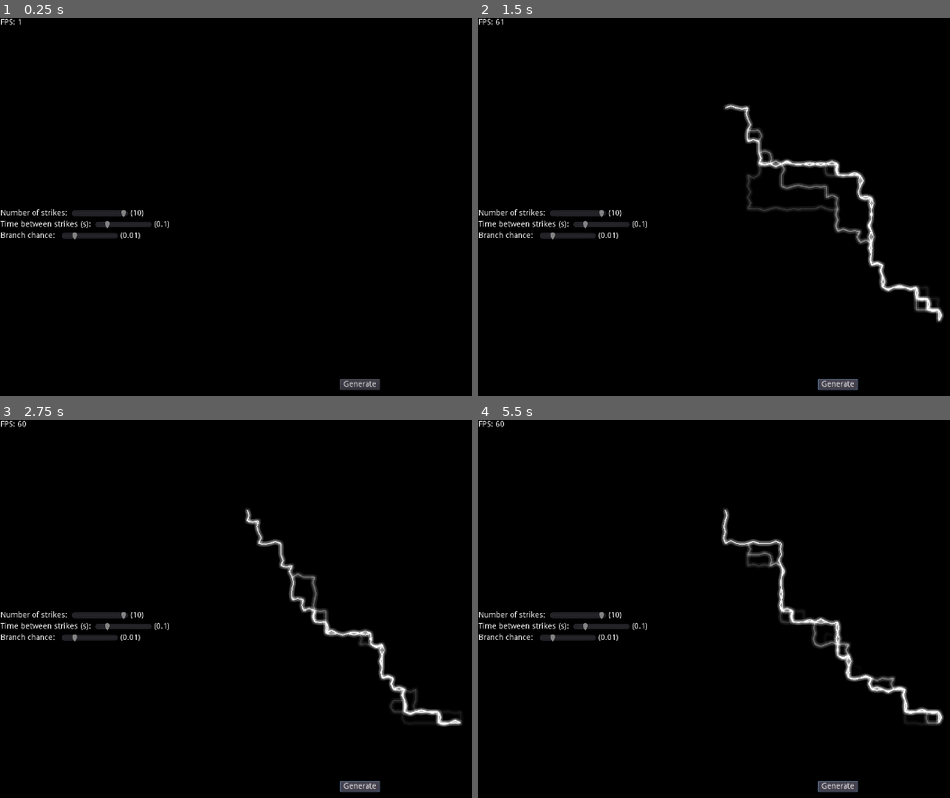
Above: before the commit, frames 1-4 (two rows, left to right).
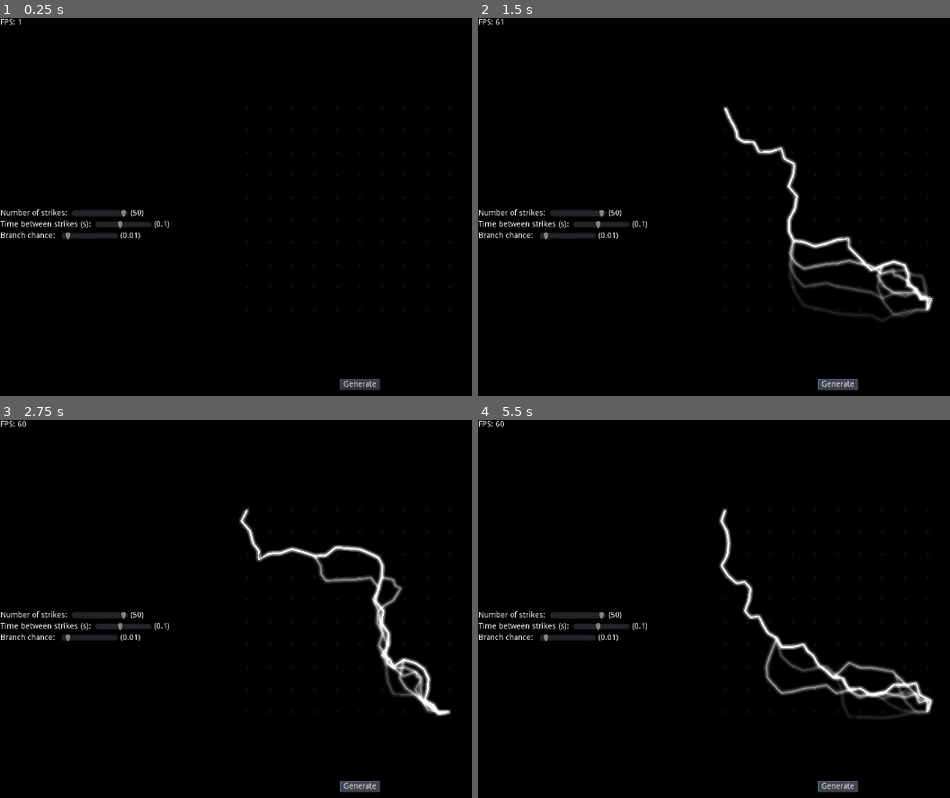
Above: after the commit, the same moments.

Repository: JoeZlonicky/lightning-simulation
Game: Godot game, scene res://demo/demo.tscn
The game is run twice, just before and just after one commit, with the same random seed, the same clock (stepped at 60 frames per second) and the same inputs.
Inputs:
- Up to frame 1 (0.25 s): no input
- Up to frame 2 (1.5 s): click "Generate" at 0.5 s; click "Generate" at 1.25 s
- Up to frame 3 (2.75 s): click "Generate" at 2 s
- Up to frame 4 (5.5 s): no input

The runs differ from the first frame. In frame 1, less than 0.1% of the frame differs, in the area x 13-29%, y 50-59%; in frame 2, 4.2%, in the area x 13-99%, y 22-81%; in frame 3, 3.9%; in frame 4, 4.1%.

Commit message:
Cleaned up a bunch of code

Diff:
--- a/demo/demo.gd
+++ b/demo/demo.gd
@@ -11,7 +11,7 @@
 
 
 func _on_GenerateButton_pressed():
-	$Lightning.generate()
+	$Lightning.simulate()
 
 
 func _on_NStrikesSlider_value_changed(value):
@@ -26,4 +26,4 @@
 
 func _on_BranchChanceSlider_value_changed(value):
 	$CanvasLayer2/Settings/BranchChance/Number.text = "(" + str(value) + ")"
-	$Lightning.BRANCH_CHANCE = value
+	$Lightning.MAX_BRANCH_CHANCE = value
--- a/demo/demo.tscn
+++ b/demo/demo.tscn
@@ -44,11 +44,12 @@
 }
 
 [node name="Lightning" parent="." instance=ExtResource( 1 )]
+MAX_BRANCH_CHANCE = 0.25
 
 [node name="CanvasLayer" type="CanvasLayer" parent="."]
 
 [node name="ColorRect" type="ColorRect" parent="CanvasLayer"]
-material = SubResource( 4 )
+material = SubResource( 2 )
 anchor_right = 1.0
 anchor_bottom = 1.0
 mouse_filter = 2
@@ -107,7 +108,7 @@
 margin_bottom = 16.0
 rect_min_size = Vector2( 100, 0 )
 min_value = 1.0
-max_value = 10.0
+max_value = 50.0
 value = 1.0
 scrollable = false
 ticks_on_borders = true
@@ -136,7 +137,7 @@
 margin_bottom = 16.0
 rect_min_size = Vector2( 100, 0 )
 min_value = 0.025
-max_value = 0.5
+max_value = 0.2
 step = 0.025
 value = 0.1
 scrollable = false
@@ -166,7 +167,7 @@
 margin_bottom = 16.0
 rect_min_size = Vector2( 100, 0 )
 min_value = 0.001
-max_value = 0.05
+max_value = 0.25
 step = 0.001
 value = 0.01
 scrollable = false
--- a/lightning/lightning.gd
+++ b/lightning/lightning.gd
@@ -1,29 +1,45 @@
 extends Sprite
 
 
-export (float) var BRANCH_CHANCE = 0.05
+signal simulation_completed
+
+export (float) var MAX_BRANCH_CHANCE = 0.5
 export (float) var TIME_BETWEEN_STRIKES = 0.1
 export (float) var NUM_OF_STRIKES = 200
+export (Curve) var BRANCH_CHANCE_CURVE
 export (Vector2) var CELL_WEIGHT_RANGE = Vector2(1.0, 10.0)
 
-const GRID_SIZE = Vector2(20, 20)
-const GRID_SCALE = 20.0
-const GRID_COLOR = Color(1.0, 1.0, 1.0, 0.2)
-const LINE_WIDTH = 2.0
+const GRID_SIZE = Vector2(10, 10)
+const GRID_SCALE = 40.0
+const GRID_POINTS_COLOR = Color(1.0, 1.0, 1.0, 0.2)
+const LINE_WIDTH = 3.0
 const LINE_COLOR = Color.white
 const SEGMENT_MAX_ANGLE = 16.0 / 180.0 * PI
 const REMENANT_WEIGHT = 2.0
 
 
 class LightningPath:
-	var path = PoolVector2Array()
-	var ids = PoolIntArray()
-	var draw_path = PoolVector2Array()
+	var points = PoolVector2Array()
+	var point_ids = PoolIntArray()
+	var draw_points = PoolVector2Array()
 	var tier = 1
+	var parent_path = null
+	var parent_path_branch_idx
 
 	func add_point(id, point):
-		ids.append(id)
-		path.append(point)
+		point_ids.append(id)
+		points.append(point)
+		draw_points.append(point)
+
+	func insert_draw_point(i, point):
+		draw_points.insert(i, point)
+
+	func update_draw_point(i, point):
+		draw_points[i] = point
+
+	func set_parent_branch(p, parent_point_idx):
+		parent_path = p
+		parent_path_branch_idx = parent_point_idx
 
 
 var lightning_paths = []
@@ -31,12 +47,15 @@
 var astar_grid = AStar2D.new()
 var start_id = 0
 var end_id = GRID_SIZE.x * GRID_SIZE.y - 1
+var num_points_to_end = 0
 
 
+# Setup
 func _ready():
 	randomize()
 	var i = 0
 
+	# Create astar grid
 	for y in GRID_SIZE.y:
 		remenant_weights.append([])
 		for x in GRID_SIZE.x:
@@ -45,6 +64,7 @@
 			remenant_weights[y].append(0.0)
 			i += 1
 
+	# Connect grid points
 	for y in GRID_SIZE.y:
 		for x in GRID_SIZE.x:
 			i = y * GRID_SIZE.y + x
@@ -54,29 +74,35 @@
 				astar_grid.connect_points(i, i + GRID_SIZE.x, false)
 
 
-func generate():
+# Perform simulation
+func simulate():
 	lightning_paths.clear()
 	for i in NUM_OF_STRIKES:
 		strike()
 		if i != NUM_OF_STRIKES - 1:
 			yield(get_tree().create_timer(TIME_BETWEEN_STRIKES), "timeout")
+	emit_signal("simulation_completed")
 
 
+# Perform a single lightning strike
+func strike():
+	# Make sure random number generation is seeded
+	randomize()
 
-func strike():
-	randomize()
+	# Reset weights
 	for y in GRID_SIZE.y:
 		for x in GRID_SIZE.x:
 			remenant_weights[y][x] = 0.0
 
+	# Determine weights using last strike
 	for path in lightning_paths:
-		for p_idx in path.ids:
+		for p_idx in path.point_ids:
 			var x = int(p_idx % int(GRID_SIZE.x))
 			var y = int(p_idx / GRID_SIZE.y)
 			remenant_weights[y][x] = REMENANT_WEIGHT
-
 	lightning_paths.clear()
 
+	# Set random weights with influence from remenant weights
 	var i = 0
 	for y in GRID_SIZE.y:
 		for x in GRID_SIZE.x:
@@ -84,21 +110,38 @@
 			w = clamp(w - remenant_weights[y][x], CELL_WEIGHT_RANGE.x, CELL_WEIGHT_RANGE.y)
 			astar_grid.set_point_weight_scale(i, w)
 			i += 1
-	create_lightning(start_id, end_id, 1.0)
-	update()
+
+	# Calculcate length of primary path to determine how close to end
+	num_points_to_end = astar_grid.get_id_path(start_id, end_id).size()
+
+	# Create primary lightning path (which may branch)
+	create_lightning(start_id, end_id)
+	update()  # Draw
 
 
-func create_lightning(from, to, tier, add_to_start=-1):
-	var lightning_path = LightningPath.new()
-	lightning_path.tier = tier
-	if add_to_start > -1:
-		lightning_path.add_point(add_to_start, astar_grid.get_point_position(add_to_start))
+# Create lightning path
+# May recursively branch
+func create_lightning(from, to, parent_branch=null, branch_point_idx=null):
+	var lightning = LightningPath.new()
+	lightning_paths.append(lightning)
+
+	if parent_branch:
+		lightning.tier = parent_branch.tier * 2
+		var branch_point_id = parent_branch.point_ids[branch_point_idx]
+		lightning.add_point(branch_point_id, astar_grid.get_point_position(branch_point_id))
+		lightning.set_parent_branch(parent_branch, branch_point_idx)
+
 	var astar_path = astar_grid.get_id_path(from, to)
+
 	for i in astar_path.size():
-		var p_idx = astar_path[i]
-		lightning_path.add_point(p_idx, astar_grid.get_point_position(p_idx))
-		if randf() < BRANCH_CHANCE and i < astar_path.size() - 1:
-			var neighbors = astar_grid.get_point_connections(p_idx)
+		var p_id = astar_path[i]
+		lightning.add_point(p_id, astar_grid.get_point_position(p_id))
+
+		var ratio = clamp(1.0 - (astar_path.size() - i) / float(num_points_to_end), 0.0, 1.0)
+		var branch_chance = MAX_BRANCH_CHANCE * BRANCH_CHANCE_CURVE.interpolate(ratio)
+
+		if randf() < branch_chance and i < astar_path.size() - 1:
+			var neighbors = astar_grid.get_point_connections(p_id)
 			if neighbors.size() < 2:
 				continue
 			for neighbor in neighbors:
@@ -107,26 +150,39 @@
 					continue
 				if branch_path[0] == astar_path[i+1]:
 					continue
-				if branch_path[1] == p_idx:
+				if branch_path[1] == p_id:
 					continue
-				create_lightning(neighbor, to, tier * 2, p_idx)
+				create_lightning(neighbor, to, lightning, i)
 				break
 
-	lightning_paths.append(lightning_path)
+func _draw():
+	for point_index in astar_grid.get_points():
+		var pos = astar_grid.get_point_position(point_index)
+		draw_circle(pos, 1.0, GRID_POINTS_COLOR)
 
-func _draw():
-#	for point_index in astar_grid.get_points():
-#		var pos = astar_grid.get_point_position(point_index)
-#		draw_circle(pos, 1.0, GRID_COLOR)
+	for lightning in lightning_paths:
+		var p_idx = 0
+		while p_idx < lightning.draw_points.size() - 1:
+			var p1 = lightning.draw_points[p_idx]
+			var p3 = lightning.draw_points[p_idx+1]
+			if lightning.tier > 1:
+				seed(int(p1.x) + int(p1.y))
+			var p2 = p1 + (p3-p1)/2.0 + GRID_SCALE * tan(rand_range(-SEGMENT_MAX_ANGLE, SEGMENT_MAX_ANGLE)) * (p3-p1).tangent().normalized()
+			lightning.insert_draw_point(p_idx + 1, p2)
+			p_idx += 2
+
+		p_idx = 2
+		if lightning.parent_path:
+			lightning.update_draw_point(0, lightning.parent_path.draw_points[lightning.parent_path_branch_idx * 2])
+
+		while p_idx < lightning.draw_points.size() - 1:
+			var p1 = lightning.draw_points[p_idx-1]
+			var p3 = lightning.draw_points[p_idx+1]
+			var p2 = p1 + (p3-p1)/2.0 + GRID_SCALE * tan(rand_range(-SEGMENT_MAX_ANGLE, SEGMENT_MAX_ANGLE)) * (p3-p1).tangent().normalized()
+			lightning.update_draw_point(p_idx, p2)
+			p_idx += 2
 
 	for lightning in lightning_paths:
 		var color = LINE_COLOR
 		color.a = 1.0 / lightning.tier
-		for p_idx in lightning.path.size() - 1:
-			var p1 = lightning.path[p_idx]
-			var p3 = lightning.path[p_idx+1]
-			if lightning.tier > 1:
-				seed(int(p1.x) + int(p1.y))
-			var p2 = p1 + (p3-p1)/2.0 + GRID_SCALE * tan(rand_range(-SEGMENT_MAX_ANGLE, SEGMENT_MAX_ANGLE)) * (p3-p1).tangent().normalized()
-			draw_line(p1, p2, color, LINE_WIDTH)
-			draw_line(p2, p3, color, LINE_WIDTH)
+		draw_polyline(lightning.draw_points, color, LINE_WIDTH)
--- a/lightning/lightning.tscn
+++ b/lightning/lightning.tscn
@@ -1,11 +1,15 @@
-[gd_scene load_steps=3 format=2]
+[gd_scene load_steps=4 format=2]
 
 [ext_resource path="res://lightning/lightning.gd" type="Script" id=1]
 
 [sub_resource type="ImageTexture" id=1]
 size = Vector2( 1280, 720 )
 
+[sub_resource type="Curve" id=2]
+_data = [ Vector2( 0, 0 ), 0.0, -0.371901, 0, 0, Vector2( 1, 0 ), -4.26446, 0.0, 0, 0 ]
+
 [node name="Lightning" type="Sprite"]
 position = Vector2( 640, 360 )
 texture = SubResource( 1 )
 script = ExtResource( 1 )
+BRANCH_CHANCE_CURVE = SubResource( 2 )
Not shown: 2 places in demo/demo.tscn that only renumber resources
